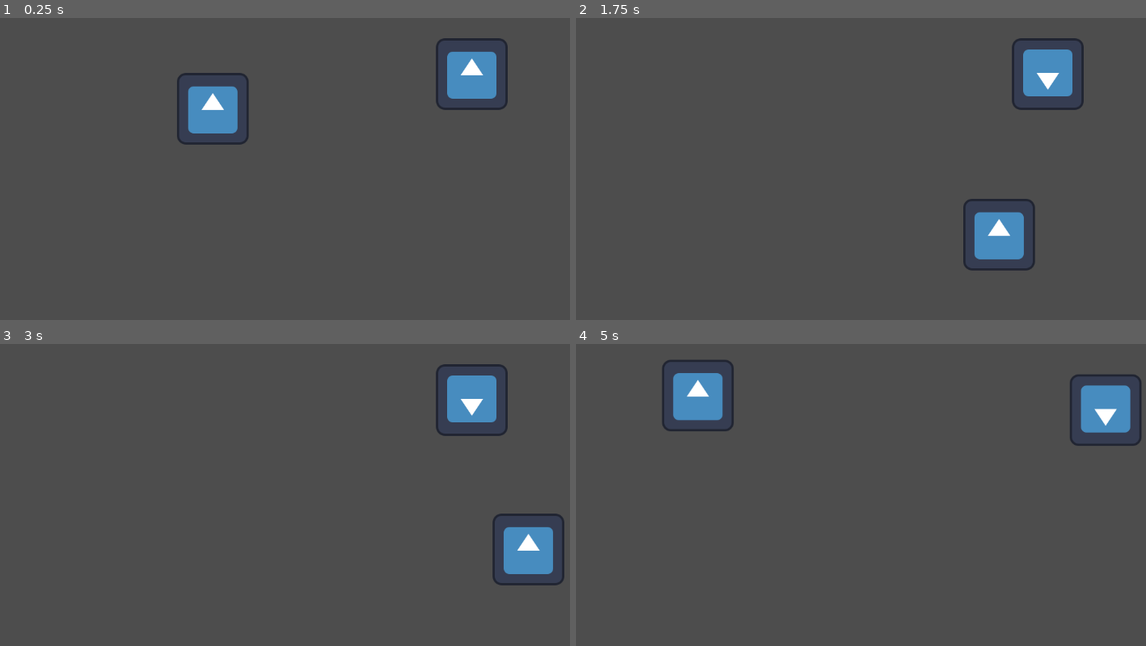
Above: before the commit, frames 1-4 (two rows, left to right).
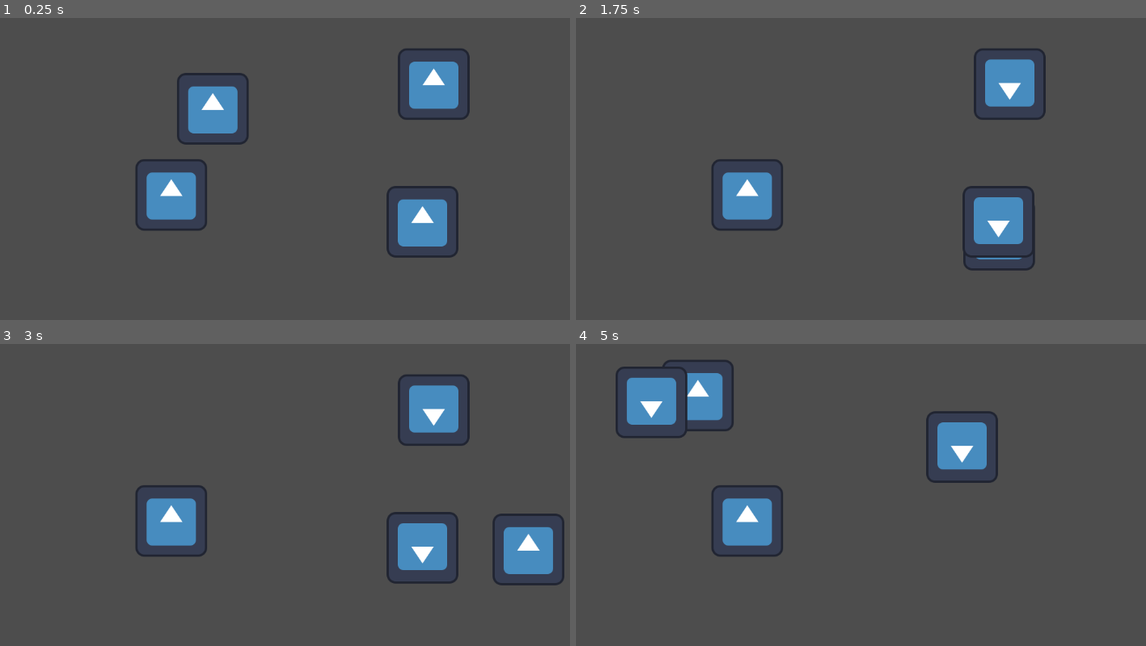
Above: after the commit, the same moments.

Repository: KevinGage/RyanTruckGame
Game: Godot game, scene res://world.tscn
The game is run twice, just before and just after one commit, with the same random seed, the same clock (stepped at 60 frames per second) and the same inputs. The engine's default icon, where the game draws it, is replaced by a stand-in: a white triangle on a blue panel in a dark square.
Inputs:
- Up to frame 1 (0.25 s): no input
- Up to frame 2 (1.75 s): tap Enter at 0.5 s; hold Right (right) 0.53-1.28 s; hold S (down) from 1.28 s (still down)
- Up to frame 3 (3 s): release S (down) at 2.03 s; hold Right (right) 2.03-2.78 s; tap Space at 2.75 s; hold Up (up) from 2.78 s (still down)
- Up to frame 4 (5 s): release Up (up) at 3.53 s; hold A (left) from 3.53 s (still down)

The runs differ from the first frame. In frame 1, 6.3% of the frame differs, in the area x 23-90%, y 6-80%; in frame 2, 5.7%; in frame 3, 6.2%; in frame 4, 7.2%, in the area x 6-100%, y 7-71%.

Commit message:
added logic to prevent overlaping car spawns

Diff:
--- a/scenes/car.gd
+++ b/scenes/car.gd
@@ -10,8 +10,8 @@
 
 
 func _on_timer_timeout():
-	car_timer_timeout.emit()
-	#$"..".spawn_car()
+	# When timer runs out emit a signal with this instances information
+	car_timer_timeout.emit(self)
 
-	print("despawn!")
-	queue_free()
+func get_shape() -> Shape2D:
+	return $CollisionShape2D.shape
--- a/scenes/cars/cars.gd
+++ b/scenes/cars/cars.gd
@@ -2,24 +2,55 @@
 var car_scene = preload("res://scenes/cars/car.tscn")
 
 const min_car_x = 100
-const max_car_x = 1110
+const max_car_x = 1050
 const min_car_y = 100
 const max_car_y = 500
 
+const min_dist = 150
+var player
+
+var spawned_cars = []
+
 # Called when the node enters the scene tree for the first time.
 func _ready():
-	# spawn first car
-	spawn_car()
+	# get player for spawn collision detection
+	player = $"../Player1"
+
+	# spawn first cars
+	for i in range(3):
+		spawn_car()
 
 # Spawns a new car in a random location
 func spawn_car():
-	print("spawning new car in random location")
 	# Create new instance of a car
 	var car = car_scene.instantiate()
 
-	# Calculate a random position
-	var random_x = randi_range(min_car_x, max_car_x)
-	var random_y = randi_range(min_car_y, max_car_y)
+	var spawn_pos: Vector2
+	var random_x: int
+	var random_y: int
+	var safe_to_spawn: bool
+
+	while true:
+		safe_to_spawn = true
+
+		# Calculate a random position
+		random_x = randi_range(min_car_x, max_car_x)
+		random_y = randi_range(min_car_y, max_car_y)
+		spawn_pos = Vector2(random_x, random_y)
+
+		# Make sure the car doesnt overlap with anything
+		if spawn_pos.distance_to(player.position) < min_dist:
+			# too close to player
+			continue
+
+		for existing_car in spawned_cars:
+			if spawn_pos.distance_to(existing_car.position) < min_dist:
+				# too close to another car
+				safe_to_spawn = false
+				break
+
+		if safe_to_spawn:
+			break
 
 	car.position = Vector2(random_x, random_y)
 
@@ -27,7 +58,14 @@
 	car.connect("car_timer_timeout", _on_car_timer_timeout)
 
 	# Add car to scene
+	spawned_cars.append(car)
 	add_child(car)
 
-func _on_car_timer_timeout():
+func _on_car_timer_timeout(car):
+	# This will fire when a car instance sends the car_timer_timeout signal.
+	# remove the car from the collection
+	spawned_cars.erase(car)
+	# delete the car
+	car.queue_free()
+	# spawn a new car to replace it
 	spawn_car()
